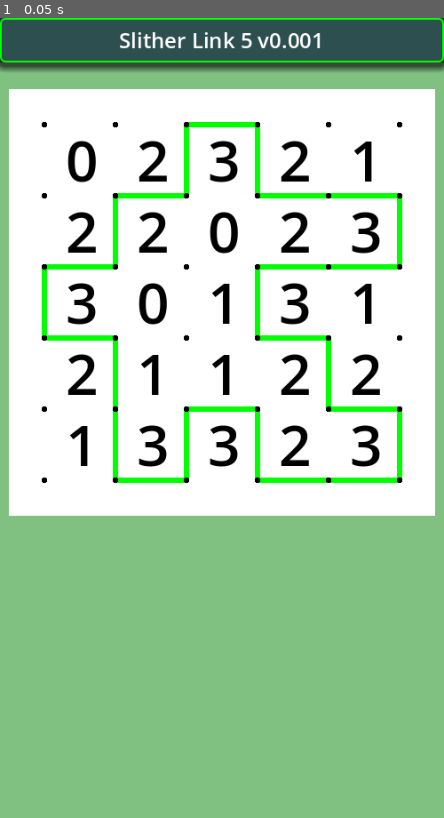
Above: before the commit, frame 1.
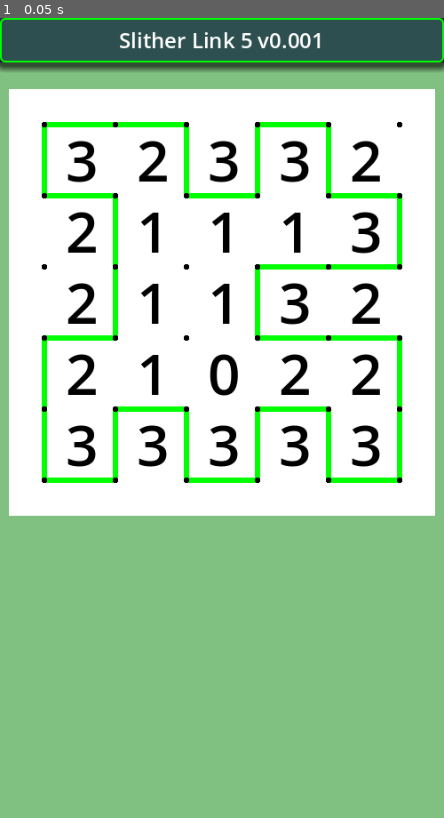
Above: after the commit, the same moment.

Repository: vivisuke/SlitherLink5
Game: Godot game, scene res://main.tscn
Two runs of this game, one before a commit and one after it. Both use one fixed random seed, a clock stepped at 60 frames per second and the inputs below.
Inputs:
- Up to frame 1 (0.05 s): no input

The runs differ from the first frame. In frame 1, 5.3% of the frame differs, in the area x 9-91%, y 13-59%.

Commit message:
0011 ◎ C 02/20 02/20 0.001│ToDo│Board5x5：ランダムにリンク上下左右移動関数

Diff:
--- a/SlitherLink5/classes/Board5x5.gd
+++ b/SlitherLink5/classes/Board5x5.gd
@@ -20,6 +20,7 @@
 
 var clue_num = []
 var links = []			# 各格子点の上下左右連結フラグ
+var dir_order = [LINK_UP, LINK_DOWN, LINK_LEFT, LINK_RIGHT]
 
 func xyToIX(x, y):		# x, y -> clue_num インデックス、x: [0, N_HORZ)、y: [0, N_VERT)
 	return x + y * N_HORZ
@@ -35,7 +36,7 @@
 	for y in range(N_VERT+1):
 		for x in range(N_HORZ+1):
 			links[xyToLinkIX(x, y)] = LINK_EMPTY
-	# for Test
+func make_loop():
 	links[xyToLinkIX(1, 1)] = LINK_RIGHT | LINK_DOWN
 	links[xyToLinkIX(2, 1)] = LINK_LEFT | LINK_RIGHT
 	links[xyToLinkIX(3, 1)] = LINK_LEFT | LINK_RIGHT
@@ -48,8 +49,6 @@
 	links[xyToLinkIX(2, 4)] = LINK_LEFT | LINK_RIGHT
 	links[xyToLinkIX(3, 4)] = LINK_LEFT | LINK_RIGHT
 	links[xyToLinkIX(4, 4)] = LINK_LEFT | LINK_UP
-	#
-	pass
 func set_clue_num(lst):
 	for i in range(N_CELLS):
 		clue_num[i] = lst[i]
@@ -116,6 +115,32 @@
 	links[ix-LINK_ARY_WIDTH] ^= LINK_RIGHT | LINK_DOWN
 	links[ix-LINK_ARY_WIDTH+1] ^= LINK_LEFT | LINK_DOWN
 	return true
+func move_line(ix) -> bool:
+	dir_order.shuffle()
+	for i in range(dir_order.size()):
+		if dir_order[i] == LINK_UP:
+			if move_line2_up(ix): return true
+		if dir_order[i] == LINK_DOWN:
+			if move_line2_down(ix): return true
+		if dir_order[i] == LINK_LEFT:
+			if move_line2_left(ix): return true
+		if dir_order[i] == LINK_RIGHT:
+			if move_line2_right(ix): return true
+	return false
+func make_loop_random():
+	make_loop()
+	for i in range(10):
+		var lst = []
+		for ix in range(xyToLinkIX(5, 5)+1):
+			if links[ix] == LINK_EMPTY: lst.push_back(ix)
+		lst.shuffle()
+		var moved = false
+		for k in range(lst.size()):
+			if move_line(lst[k]):
+				moved = true
+				#n_empty -= 2
+				break
+		if !moved: break
 func _ready():
 	pass
 func _process(delta):
--- a/SlitherLink5/scripts/main.gd
+++ b/SlitherLink5/scripts/main.gd
@@ -23,15 +23,15 @@
 	return x + (y + 1) * LINK_ARY_WIDTH
 func _ready():
 	bd = CBoard5x5.new()
-	bd.set_clue_num(q1)
-	bd.move_line2_up(xyToLinkIX(2, 0))
-	#bd.move_line2_up(xyToLinkIX(4, 0))
-	bd.move_line2_right(xyToLinkIX(5, 1))
-	bd.move_line2_left(xyToLinkIX(3, 2))
-	bd.move_line2_left(xyToLinkIX(0, 2))
-	bd.move_line2_down(xyToLinkIX(1, 5))
-	bd.move_line2_down(xyToLinkIX(3, 5))
-	bd.move_line2_right(xyToLinkIX(5, 4))
+	bd.make_loop_random()
+	#bd.set_clue_num(q1)
+	##bd.move_line2_up(xyToLinkIX(2, 0))
+	##bd.move_line2_right(xyToLinkIX(5, 1))
+	##bd.move_line2_left(xyToLinkIX(3, 2))
+	##bd.move_line2_left(xyToLinkIX(0, 2))
+	##bd.move_line2_down(xyToLinkIX(1, 5))
+	##bd.move_line2_down(xyToLinkIX(3, 5))
+	##bd.move_line2_right(xyToLinkIX(5, 4))
 	bd.links_to_nums()
 	init_labels()
 	update_num_labels()
Not shown, changed: SlitherLink5.spr
